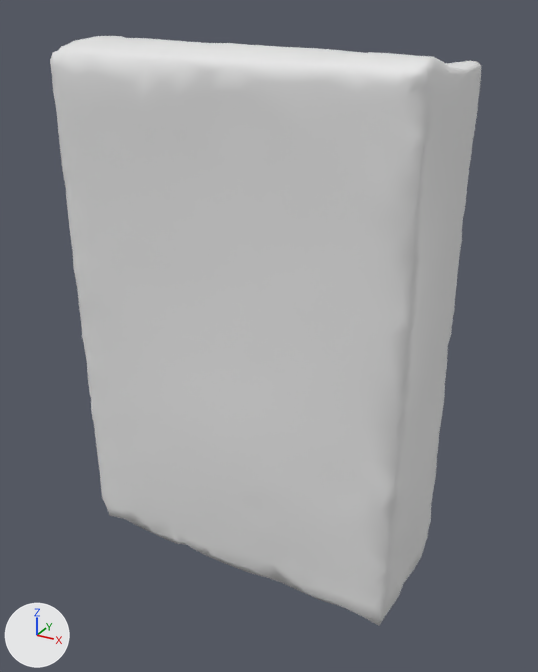
A saved change to the OBJ model data/object_models/cheezit_big_original/cheezit_big_original.obj.
Both versions are drawn from a camera (50 mm lens) standing at (0.145, -0.256, 0.123) and looking at (0.004, 0.0, -0.005). Every picture has the same lights, and +X, +Y and +Z are marked at lower left. Materials are left out; every surface is plain grey. Where no turn or scale is listed for an object, it has been applied to the vertices.

Script lines for the objects in view, before the commit:
```python
me_amazon_cheeze_001 = bpy.data.meshes.new('amazon_cheeze.001')
me_amazon_cheeze_001.from_pydata(...)  # 2502 vertices, 4999 faces; spans x -0.077..0.077, y -0.031..0.031, z -0.113..0.113
me_amazon_cheeze_001.materials.append(mat_material_0_002)
ob_amazon_cheeze_001 = bpy.data.objects.new('amazon_cheeze.001', me_amazon_cheeze_001)
ob_amazon_cheeze_001.location = (0.0, 0.0, 0.0)
```
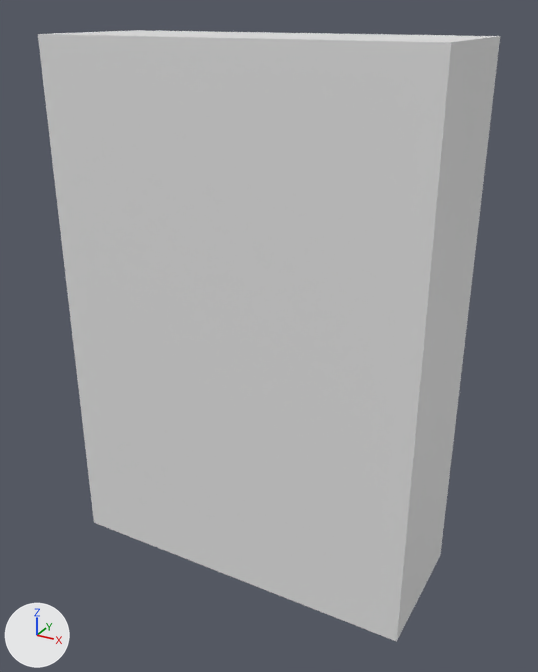
Location of each change, [x1, y1, x2, y2] in pixels of the pictures (538 x 672 px):
'amazon_cheeze.001', reshaped (7% wider)
    before: [50, 36, 481, 626]
    after: [38, 30, 500, 642]

What changed in the scene script:
```text
Change me_amazon_cheeze_001:
    used by ob_amazon_cheeze_001; location = (0.0, 0.0, 0.0)
    remove me_amazon_cheeze_001.from_pydata(...)  # 2502 vertices, 4999 faces; spans x -0.077..0.077, y -0.031..0.031, z -0.113..0.113
    add me_amazon_cheeze_001.from_pydata(...)  # 8 vertices, 12 faces; spans x -0.08..0.08, y -0.03..0.03, z -0.114..0.114
    me_amazon_cheeze_001 part 1: 2502 vertices removed from x -0.077..0.077, y -0.031..0.031, z -0.113..0.113; 8 vertices added at x -0.08..0.08, y -0.03..0.03, z -0.114..0.114, forming a box
```
